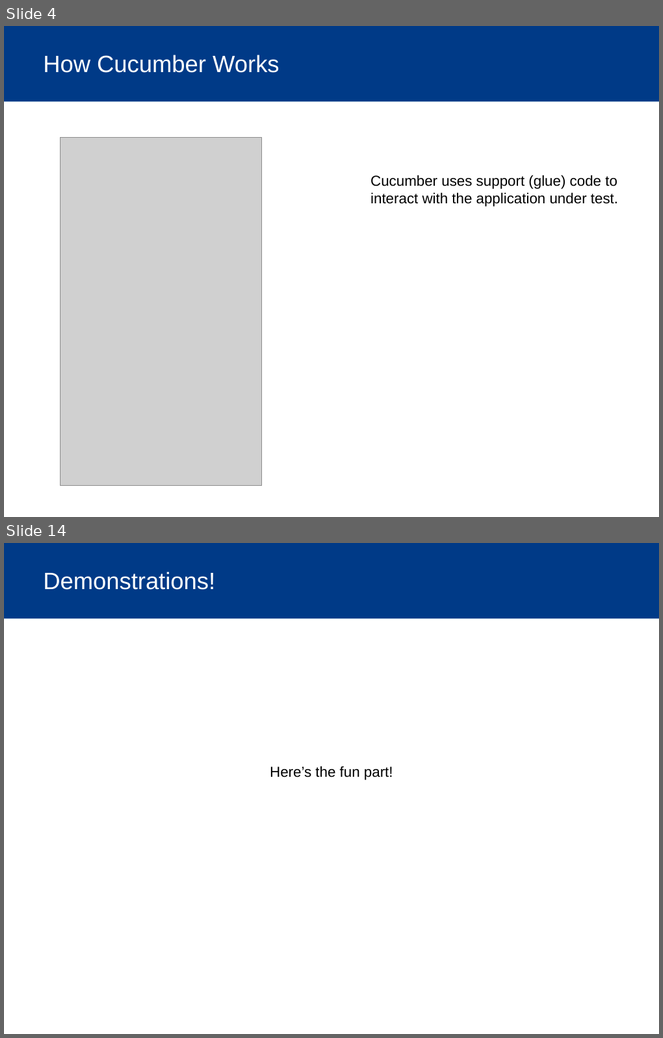
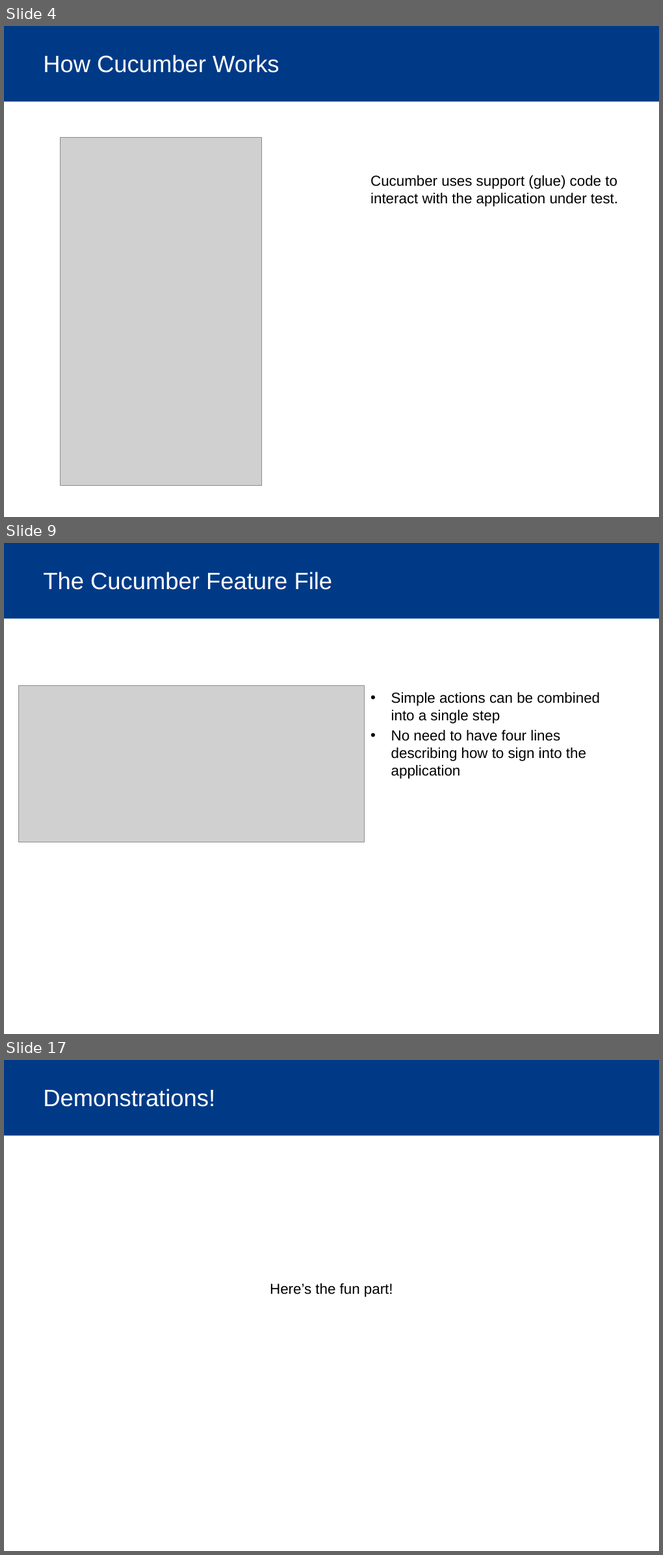
Before and after one commit to bmanley91/cucumber-test, a slide deck: Cucumber.pptx. Shown one above the other, each under a label of ours: slides 4 and 14 before the commit, slides 4, 9 and 17 after it; the slides between them are not shown. The pictures are 663x1038 and 663x1555 pixels, drawn with LibreOffice and Linux fonts; fonts in the diff are those of the drawing; grey boxes stand for pictures; background and template pictures are left out. Boxes give left, top, right and bottom in pixels: in the first picture for what was removed or moved away, otherwise in the second. Text is boxed around its words. In the diff, an @@ line names an element or a change of style, - is before the commit and + after.

Commit message:
Added more stuff to presentation.

```diff
--- a/Cucumber.pptx
+++ b/Cucumber.pptx
@@ slide 9 added at (4,543,659,1034), background #FFFFFF; not listed: 1 template element that a slide beside it also shows @@
@@ title added at (43,572,333,590), 26 pt, text #FFFFFF @@
+The Cucumber Feature File
@@ picture added at (18,685,364,843) @@
@@ text added at (391,692,600,779), 16 pt, text #000000 @@
+• Simple actions can be combined into a single step
+• No need to have four lines describing how to sign into the application
@@ what was slide 14 is now slide 17 @@
```
Also in this commit, not shown: 9 slides changed, 2 other slides added.
